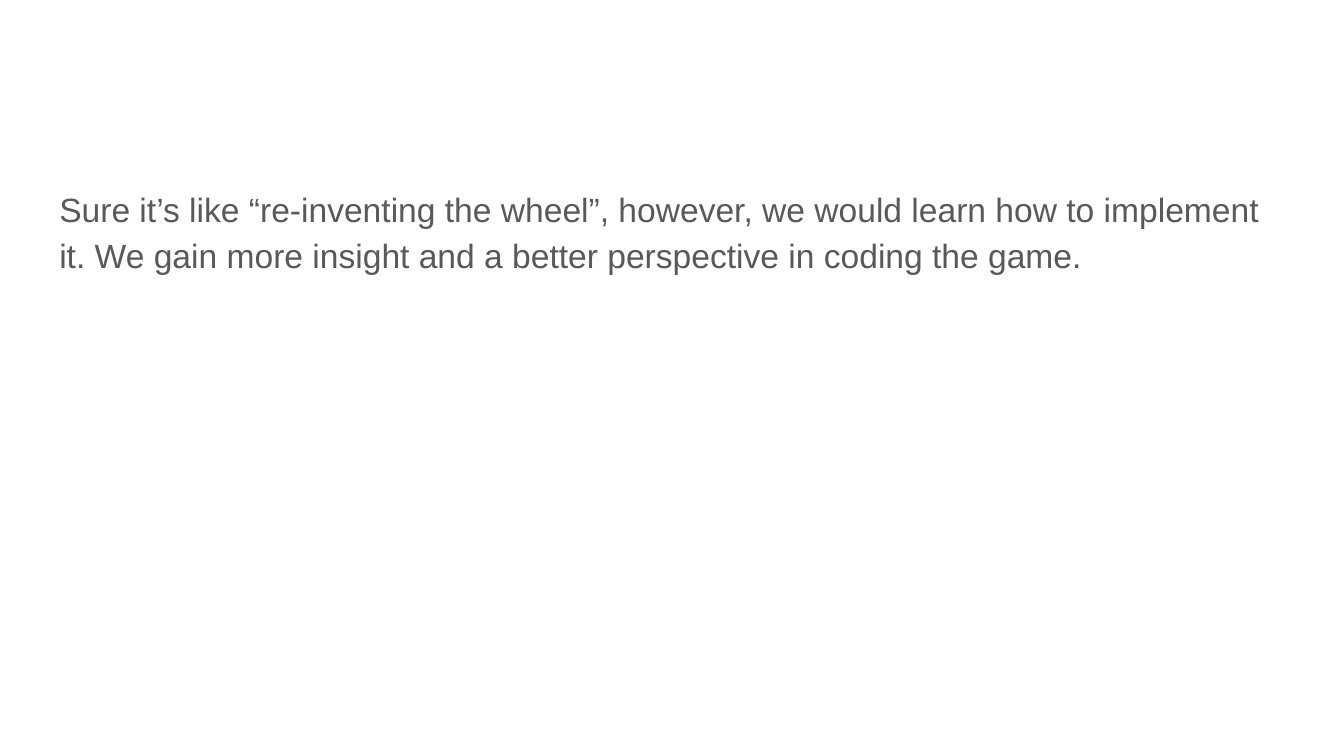
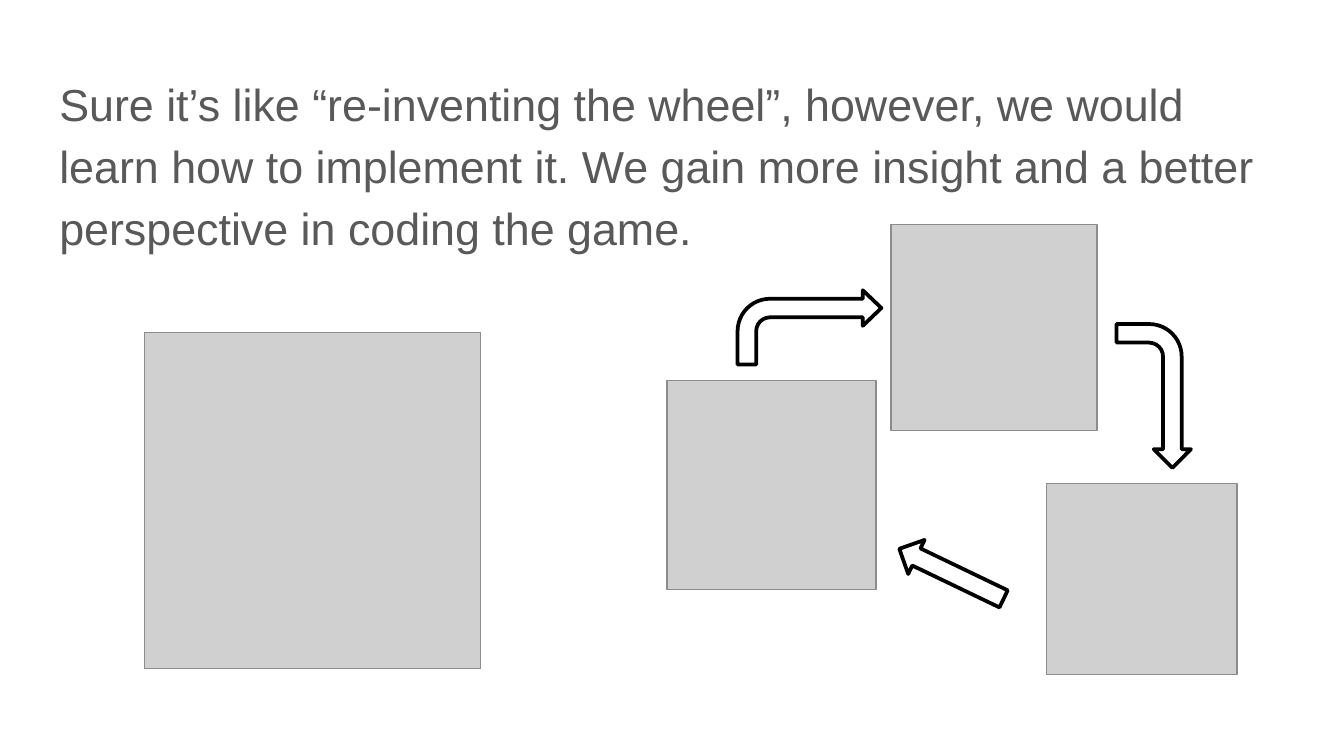
Before and after one commit to yangyaoi/Connect-Four-Project, a slide deck: slide 3 of Documents/Final Presentation/Ilija's Parts.pptx. Drawn at 1344x756 pixels with LibreOffice and Linux fonts; fonts in the diff are those of the drawing; grey boxes stand for pictures. Boxes give left, top, right and bottom in pixels: in the first picture for what was removed or moved away, otherwise in the second. Text is boxed around its words. In the diff, an @@ line names an element or a change of style, - is before the commit and + after.

```diff
--- a/Documents/Final Presentation/Ilija's Parts.pptx
+++ b/Documents/Final Presentation/Ilija's Parts.pptx
@@ text "Sure it’s like “re-inventing the ..." moved from (x1=59, y1=197, x2=1259, y2=274) to (x1=59, y1=88, x2=1254, y2=254) @@
@@ text "Sure it’s like “re-inventing the ..." at (x1=59, y1=88, x2=1254, y2=254): size 18 to 24 pt @@
@@ picture added at (x1=891, y1=224, x2=1097, y2=430) @@
@@ bent arrow added at (x1=738, y1=290, x2=882, y2=364), fill #FFFFFF, outline #000000 2 pt @@
@@ bent arrow added at (x1=1117, y1=324, x2=1191, y2=468), fill #FFFFFF, outline #000000 2 pt @@
@@ picture added at (x1=145, y1=332, x2=481, y2=668) @@
@@ picture added at (x1=667, y1=380, x2=875, y2=589) @@
@@ picture added at (x1=1046, y1=484, x2=1236, y2=675) @@
@@ right arrow added at (x1=891, y1=532, x2=1012, y2=616), fill #FFFFFF, outline #000000 2 pt @@
```
Also in this commit, not shown: 3 other slides changed, 3 slides added, 9 other files.
